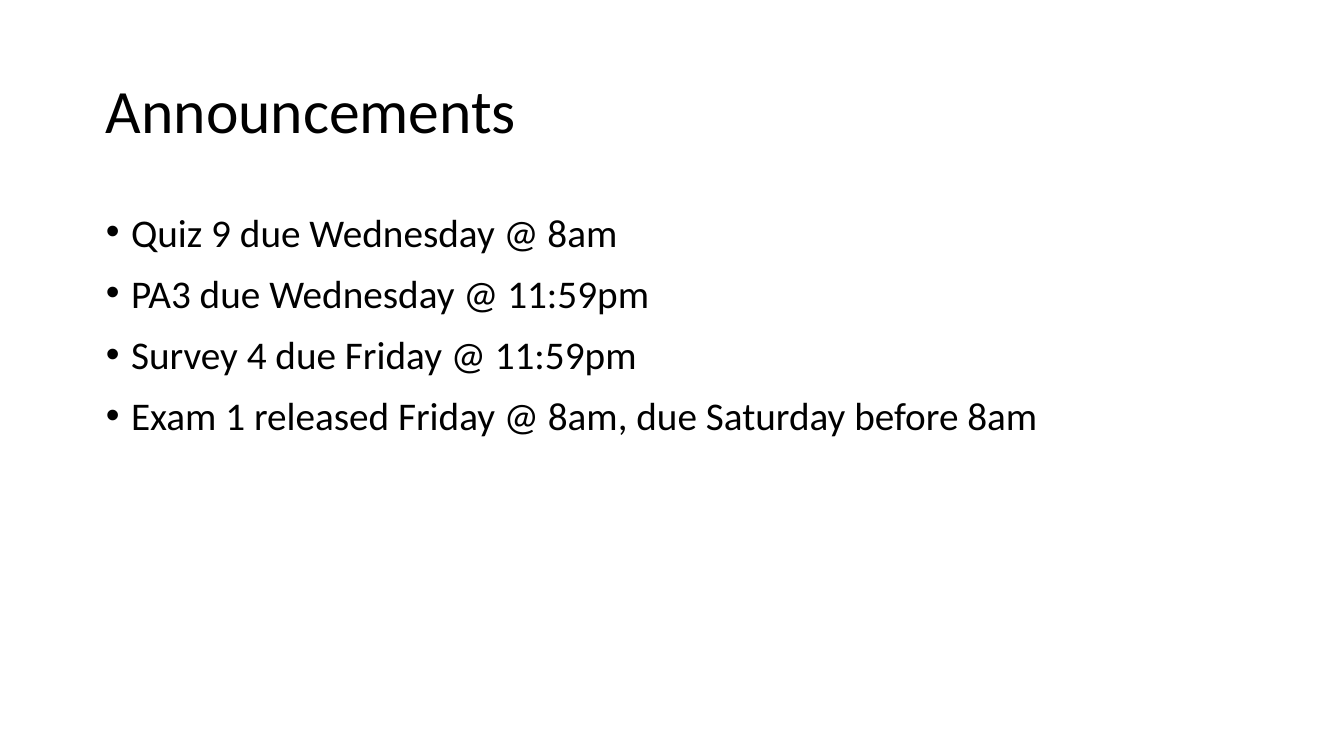
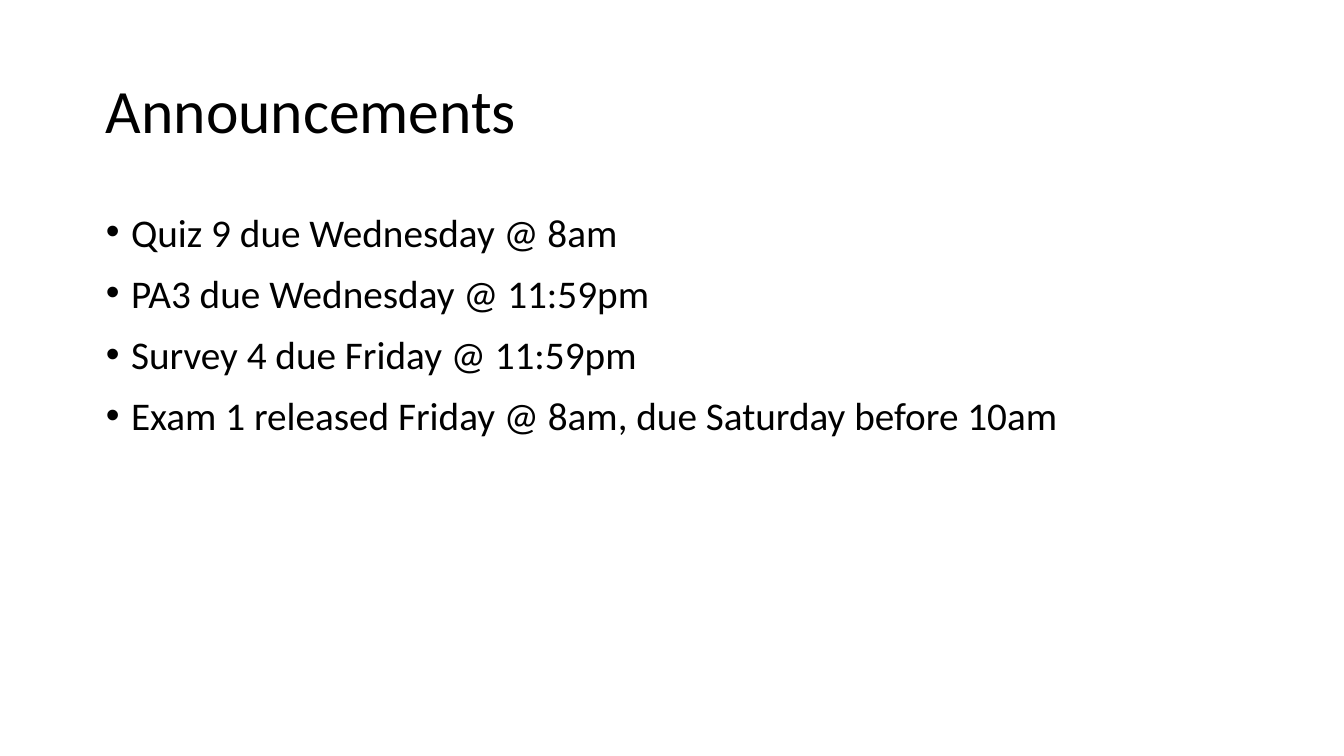
Before and after one commit to ucsd-cse12-w21/ucsd-cse12-w21.github.io, a slide deck: slide 2 of lectures/lecture-09/Lecture-Live C00/Lecture 09 - Lecture.pptx. Drawn at 1344x756 pixels with LibreOffice and Linux fonts; fonts in the diff are those of the drawing. Boxes give left, top, right and bottom in pixels: in the first picture for what was removed or moved away, otherwise in the second. Text is boxed around its words. In the diff, an @@ line names an element or a change of style, - is before the commit and + after.

```diff
--- a/lectures/lecture-09/Lecture-Live C00/Lecture 09 - Lecture.pptx
+++ b/lectures/lecture-09/Lecture-Live C00/Lecture 09 - Lecture.pptx
@@ text at (131,402,1057,437): text changed @@
-• Exam 1 released Friday @ 8am, due Saturday before 8am
+• Exam 1 released Friday @ 8am, due Saturday before 10am
```
Also in this commit, not shown: 3 other files.
